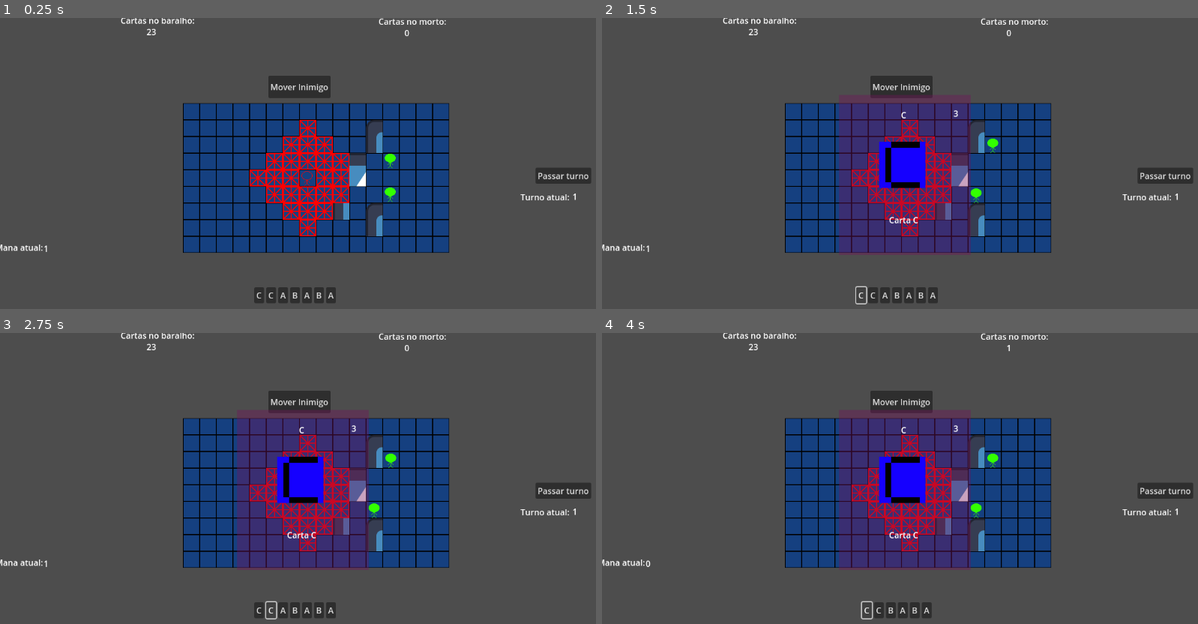
Above: before the commit, frames 1-4 (two rows, left to right).
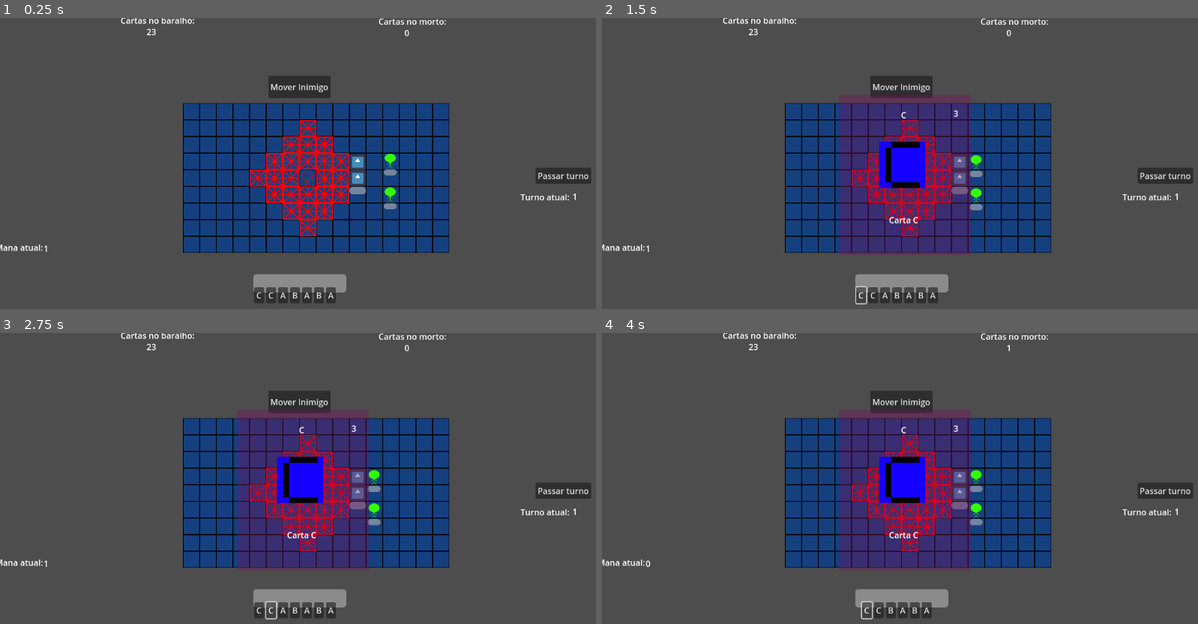
Above: after the commit, the same moments.

Repository: gdp-ufrj/alikia
Game: Godot game, scene res://Scenes/main_game.tscn
The game is run twice, just before and just after one commit, with the same random seed, the same clock (stepped at 60 frames per second) and the same inputs. This scene is started directly instead of the project's main scene. The engine's default icon, where the game draws it, is replaced by a stand-in: a white triangle on a blue panel in a dark square.
Inputs:
- Up to frame 1 (0.25 s): no input
- Up to frame 2 (1.5 s): click "Mover Inimigo" at 0.5 s; click "C" at 1.25 s
- Up to frame 3 (2.75 s): click "C" at 2 s
- Up to frame 4 (4 s): click "A" at 2.75 s; click "C" at 3.5 s

The runs differ from the first frame. In frame 1, 2.1% of the frame differs, in the area x 42-67%, y 35-95%; in frame 2, 2.1%; in frame 3, 2.1%; in frame 4, 2.1%.

Commit message:
Atque inimigo, vida do inimigo,jogador, barreira

Diff:
--- a/Scenes/battle.tscn
+++ b/Scenes/battle.tscn
@@ -7,6 +7,7 @@
 [ext_resource type="Script" path="res://Scripts/grid.gd" id="4_cce2n"]
 [ext_resource type="Script" path="res://Scripts/Enemy/enemies.gd" id="6_epmfg"]
 [ext_resource type="PackedScene" uid="uid://cbbvbnmd7l68d" path="res://Scenes/enemy.tscn" id="6_ot51i"]
+[ext_resource type="PackedScene" uid="uid://3rhwyh8j1vdy" path="res://Scenes/obstacle.tscn" id="8_ksmt3"]
 
 [sub_resource type="TileSetAtlasSource" id="TileSetAtlasSource_ypkjx"]
 texture = ExtResource("1_u3tvo")
@@ -81,7 +82,7 @@
 layer_2/y_sort_enabled = false
 layer_2/y_sort_origin = 0
 layer_2/z_index = 0
-layer_2/tile_data = PackedInt32Array(-131069, 65538, 0, -65533, 65538, 1, 65540, 2, 0, 131076, 2, 1, 65538, 2, 1, -262140, 2, 0, -196604, 2, 1)
+layer_2/tile_data = PackedInt32Array()
 script = ExtResource("4_cce2n")
 
 [node name="Player" parent="." instance=ExtResource("2_c5tmv")]
@@ -115,4 +116,15 @@
 [node name="Marker2D2" type="Marker2D" parent="."]
 position = Vector2(271, 77)
 
+[node name="PlayerHealthBar" type="ProgressBar" parent="."]
+offset_left = -89.0
+offset_top = 169.0
+offset_right = 90.0
+offset_bottom = 204.0
+step = 1.0
+show_percentage = false
+
+[node name="obstacle" parent="." instance=ExtResource("8_ksmt3")]
+position = Vector2(96, -31)
+
 [connection signal="pressed" from="Move" to="Enemies" method="_on_move_pressed"]
--- a/Scenes/enemy.tscn
+++ b/Scenes/enemy.tscn
@@ -8,3 +8,12 @@
 
 [node name="Sprite2D" type="Sprite2D" parent="."]
 texture = ExtResource("1_wx0l2")
+
+[node name="HealthBar" type="ProgressBar" parent="."]
+offset_left = -13.0
+offset_top = 18.0
+offset_right = 12.0
+offset_bottom = 30.0
+max_value = 20.0
+step = 1.0
+show_percentage = false
--- /dev/null
+++ b/Scenes/obstacle.tscn
@@ -0,0 +1,25 @@
+[gd_scene load_steps=3 format=3 uid="uid://3rhwyh8j1vdy"]
+
+[ext_resource type="Script" path="res://Scripts/Obstacles/obstacle.gd" id="1_enacl"]
+[ext_resource type="Texture2D" uid="uid://cp7cue2ma2tp6" path="res://Assets/icon.svg" id="1_l4se7"]
+
+[node name="obstacle" type="Node2D"]
+script = ExtResource("1_enacl")
+
+[node name="Sprite2D" type="Sprite2D" parent="."]
+position = Vector2(16, -16)
+scale = Vector2(0.25, 0.25)
+texture = ExtResource("1_l4se7")
+
+[node name="Sprite2D2" type="Sprite2D" parent="."]
+position = Vector2(16, 15)
+scale = Vector2(0.25, 0.25)
+texture = ExtResource("1_l4se7")
+
+[node name="HealthBar" type="ProgressBar" parent="."]
+offset_top = 32.0
+offset_right = 32.0
+offset_bottom = 46.0
+max_value = 20.0
+step = 1.0
+show_percentage = false
--- a/Scripts/Enemy/enemies.gd
+++ b/Scripts/Enemy/enemies.gd
@@ -35,17 +35,17 @@
 
 		#var enemy_spawn = randf_range(0, enemies.size())
 
-	if count % 3 == 0:
-		var scene = enemy_1.instantiate()
-		scene.position = marker_2d.position
-		add_child(scene)
-		enemies.append(scene)
+	#if count % 3 == 0:
+	#	var scene = enemy_1.instantiate()
+	#	scene.position = marker_2d.position
+	#	add_child(scene)
+	#	enemies.append(scene)
 
-	if count % 7 == 0:
-		var scene = enemy_1.instantiate()
-		scene.position = marker_2d_2.position
-		add_child(scene)
-		enemies.append(scene)
+	#if count % 7 == 0:
+	#	var scene = enemy_1.instantiate()
+	#	scene.position = marker_2d_2.position
+	#	add_child(scene)
+	#	enemies.append(scene)
 
 	#if test == true:
 		#$Enemy.position = marker_2d.position
--- a/Scripts/Enemy/enemy.gd
+++ b/Scripts/Enemy/enemy.gd
@@ -7,17 +7,21 @@
 var current_path: Array[Vector2i]
 var current_position: Vector2i
 var target: Vector2i
+var damage: int = 3
+var hp: int
 
 func _ready():
 	astar_grid = tile_map.astar_grid
-
 	astar_grid.set_point_solid(tile_map.local_to_map(global_position))
+	hp = 20
+	update_health_bar()
 
 func move(target):
 
 	current_position = tile_map.local_to_map(global_position)
 
 	if current_position in player.get_neighbours(): #ignora o movimento do inimigo se ele ja estiver do lado do jogador
+		attack()
 		return
 
 	var Path = astar_grid.get_id_path(current_position, target).slice(1)
@@ -25,8 +29,8 @@
 	current_path.append(Path.front())
 
 	if Path.front(): #atualizar o local anterior o proximo como solido ou não
+		astar_grid.set_point_solid(Path.front(), true)
 		astar_grid.set_point_solid(current_position, false)
-		astar_grid.set_point_solid(Path.front(), true)
 
 func _physics_process(delta):
 	if current_path.is_empty():
@@ -39,3 +43,14 @@
 	if global_position == target:
 		current_path.pop_front()
 		astar_grid.set_point_solid(tile_map.local_to_map(global_position))
+
+func attack():
+	player.take_damage(damage)
+
+func take_damage(damage):
+	hp = hp - damage
+	update_health_bar()
+
+func update_health_bar():
+	var health_bar = $HealthBar
+	health_bar.value = hp
--- /dev/null
+++ b/Scripts/Obstacles/obstacle.gd
@@ -0,0 +1,31 @@
+extends Node2D
+
+@onready var tile_map = $"../TileMap"
+@onready var sprite = $Sprite2D
+@onready var sprite2 = $Sprite2D2
+
+var astar_grid: AStarGrid2D
+var current_position: Array[Vector2]
+var hp: int
+
+func _ready():
+	astar_grid = tile_map.astar_grid
+
+	current_position.append(sprite.global_position)
+	current_position.append(sprite2.global_position)
+
+	astar_grid.set_point_solid(tile_map.local_to_map(sprite.global_position), true)
+	astar_grid.set_point_solid(tile_map.local_to_map(sprite2.global_position), true)
+
+	print(current_position)
+	hp = 20
+	update_health_bar()
+
+
+func take_damage(damage):
+	hp = hp - damage
+	update_health_bar()
+
+func update_health_bar():
+	var health_bar = $HealthBar
+	health_bar.value = hp
--- a/Scripts/Player/Player.gd
+++ b/Scripts/Player/Player.gd
@@ -1,6 +1,7 @@
 extends Node2D
 
 @onready var tile_map = $"../TileMap"
+@onready var player_health_bar = $"../PlayerHealthBar"
 
 var astar_grid: AStarGrid2D
 var current_path: Array[Vector2i]
@@ -8,10 +9,13 @@
 var range_path : Array[Vector2i]
 var show_range : bool = true
 var current_position : Vector2i
+var hp: int
 
 func _ready():
 	astar_grid = tile_map.astar_grid
 	astar_grid.set_point_solid(tile_map.local_to_map(global_position))
+	hp = 100
+	update_health_bar()
 
 
 func _input(event):
@@ -78,10 +82,11 @@
 	while  step < range_player:
 		var new_neighbours : Array[Vector2i] = []
 		for i in neighbours:
-			var neighbour_path = astar_grid.get_id_path(start, i)
-			if astar_grid.is_in_boundsv(i) and (i not in tiles_in_range) and (len(neighbour_path) <= range_player + 1 ) and !(astar_grid.is_point_solid(i)):
-				tiles_in_range.append(i)
-				new_neighbours.append_array(tile_map.get_surrounding_cells(i))
+			if astar_grid.is_in_boundsv(i):
+				var neighbour_path = astar_grid.get_id_path(start, i)
+				if (i not in tiles_in_range) and (len(neighbour_path) <= range_player + 1 ) and !(astar_grid.is_point_solid(i)):
+					tiles_in_range.append(i)
+					new_neighbours.append_array(tile_map.get_surrounding_cells(i))
 		neighbours.append_array(new_neighbours)
 		step += 1
 	tiles_in_range.erase(start)
@@ -89,3 +94,10 @@
 
 func get_neighbours():
 	return tile_map.get_surrounding_cells(current_position)
+
+func take_damage(damage):
+	hp = hp - damage
+	update_health_bar()
+
+func update_health_bar():
+	player_health_bar.value = hp
Not shown: 1 places in Scenes/battle.tscn that only renumber resources
